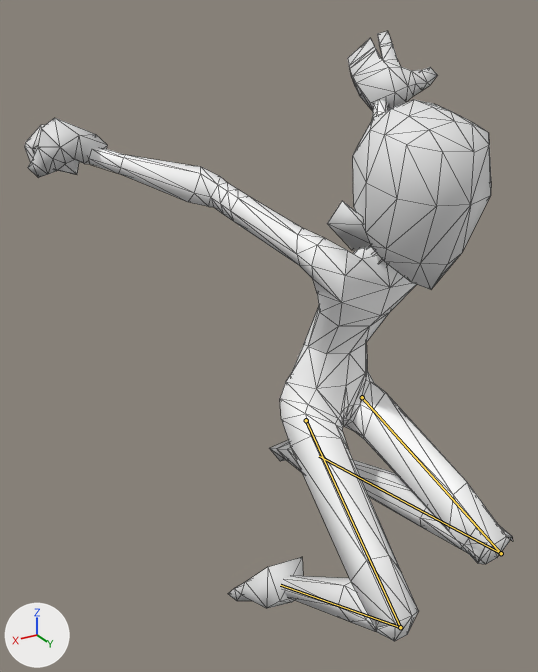
One commit to the glTF model Player/Assets/PlayerFinal/angel_body_final.glb: the scene before it, then after it.
Camera for both pictures: a 50 mm camera at (0.94, 1.283, 2.027) aimed at (0.093, -0.128, 1.321). Arrows for +X, +Y and +Z are at lower left; the lights stay in place. The older version comes first. Both versions are drawn at frame 8 of the action 'vault_jump_default'; the numbers are the values there. The bones that change are drawn over the model as lines. Mesh edges are drawn as thin lines.

The first picture shows 'body', 'body_lower', 'clavicles', 'feet', 'hands', 'head', 'lower_arm_r', 'shin_l', 'shin_r', 'thigh_l', 'thigh_r', 'upper_arm_r' and 2 more.
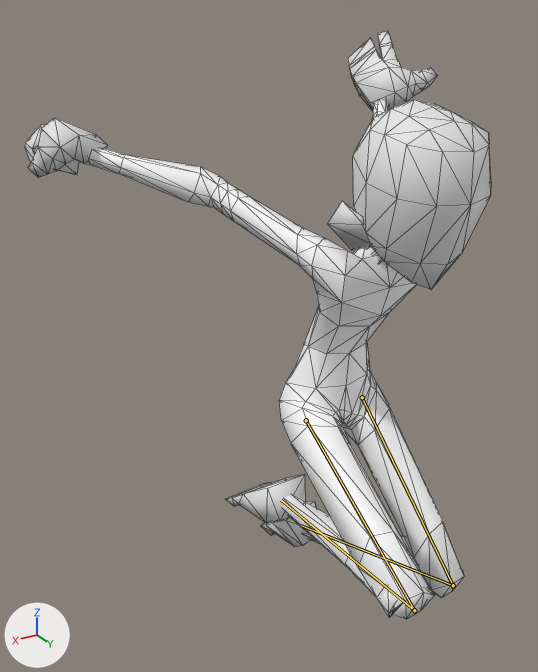
Commit message: fixed a clunky anim

Location of each change, [x1, y1, x2, y2] in pixels of the pictures (538 x 672 px):
'shin_r', posed (12% wider, 47% taller): before [282, 556, 418, 641]; after [282, 494, 435, 619]
'thigh_l', posed (18% narrower, 17% taller): before [345, 382, 467, 531]; after [343, 382, 443, 557]
'thigh_r', posed (10% wider): before [282, 414, 401, 581]; after [281, 408, 412, 567]
'shin_l', posed: before [353, 460, 513, 564]; after [302, 522, 464, 598]
'body_lower', posed: before [280, 343, 374, 432]; after [279, 342, 376, 430]
'feet', posed: before [229, 440, 303, 608]; after [225, 474, 316, 547]
bone 'thigh.L', root to tip: before (362, 397) to (501, 553); after (362, 397) to (453, 585)
bone 'shin.L', root to tip: before (501, 553) to (319, 456); after (453, 585) to (301, 525)
bone 'thigh.R', root to tip: before (306, 420) to (400, 627); after (306, 420) to (414, 610)
bone 'shin.R', root to tip: before (400, 627) to (280, 585); after (414, 610) to (281, 500)

The edits, one by one:
Bone 'thigh.L' (bone_thigh_l) turns from (65, 2, 9) to (35, 2, 9) degrees about its own x, y and z.
Bone 'shin.L' (bone_shin_l) turns from (-146, -6, 1) to (-106, -6, 1) degrees about its own x, y and z.
Bone 'thigh.R' (bone_thigh_r) turns from (46, 12, 9) to (63, 12, 9) degrees about its own x, y and z.
Bone 'shin.R' (bone_shin_r) turns from (-104, -11, -1) to (-138, -3, 4) degrees about its own x, y and z.
